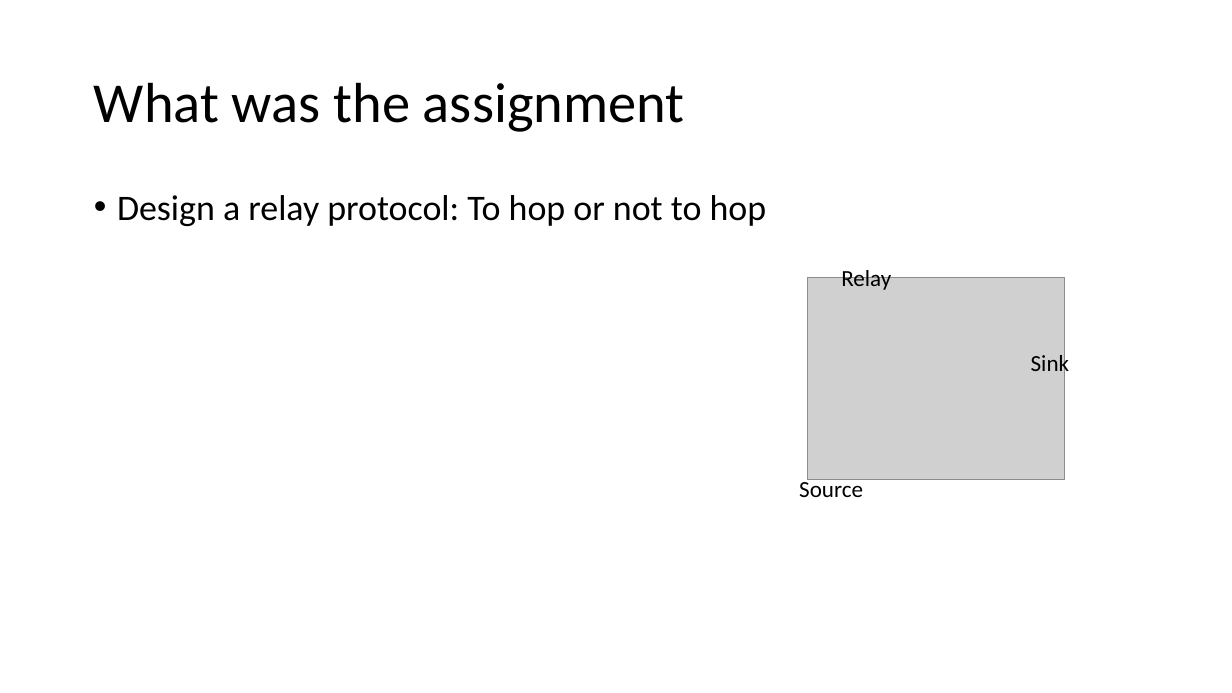
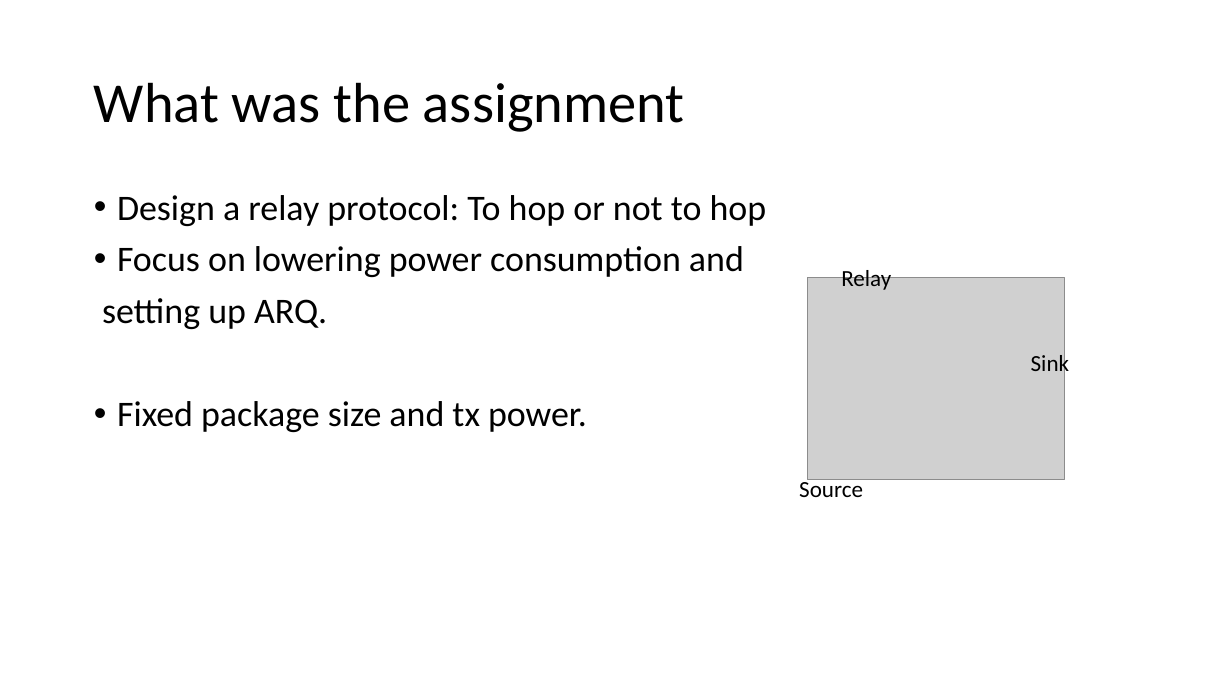
Before and after one commit to Aceipse/Mini-Project, a slide deck: slide 2 of Fremlæggelse.pptx. Drawn at 1232x693 pixels with LibreOffice and Linux fonts; fonts in the diff are those of the drawing; grey boxes stand for pictures. Boxes give left, top, right and bottom in pixels: in the first picture for what was removed or moved away, otherwise in the second. Text is boxed around its words. In the diff, an @@ line names an element or a change of style, - is before the commit and + after.

```diff
--- a/Fremlæggelse.pptx
+++ b/Fremlæggelse.pptx
@@ text at bbox=[102, 246, 744, 432]: paragraphs added @@
+• Focus on lowering power consumption and
+setting up ARQ.
+• Fixed package size and tx power.
```
Also in this commit, not shown: 3 slides added, 1 slide removed.
